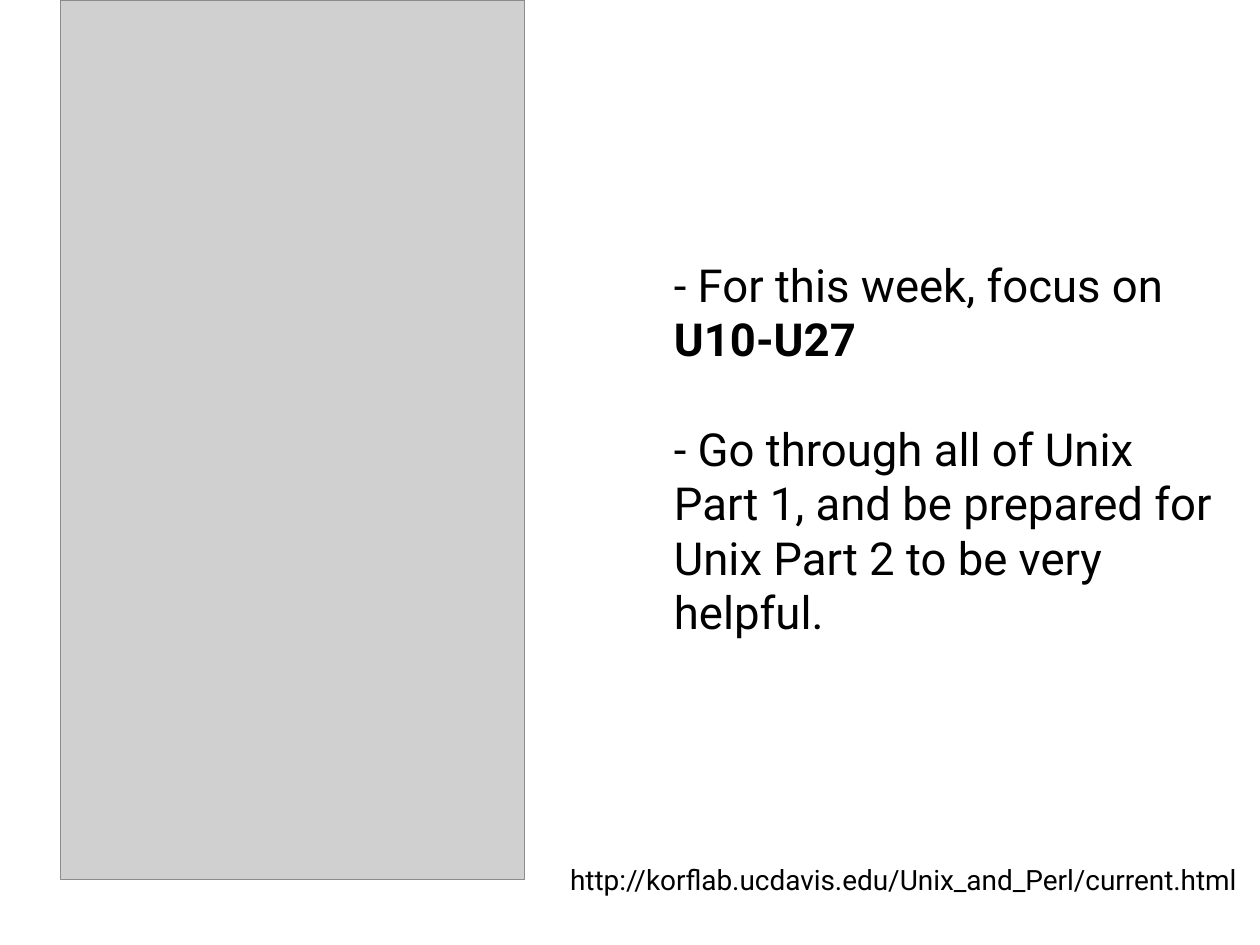
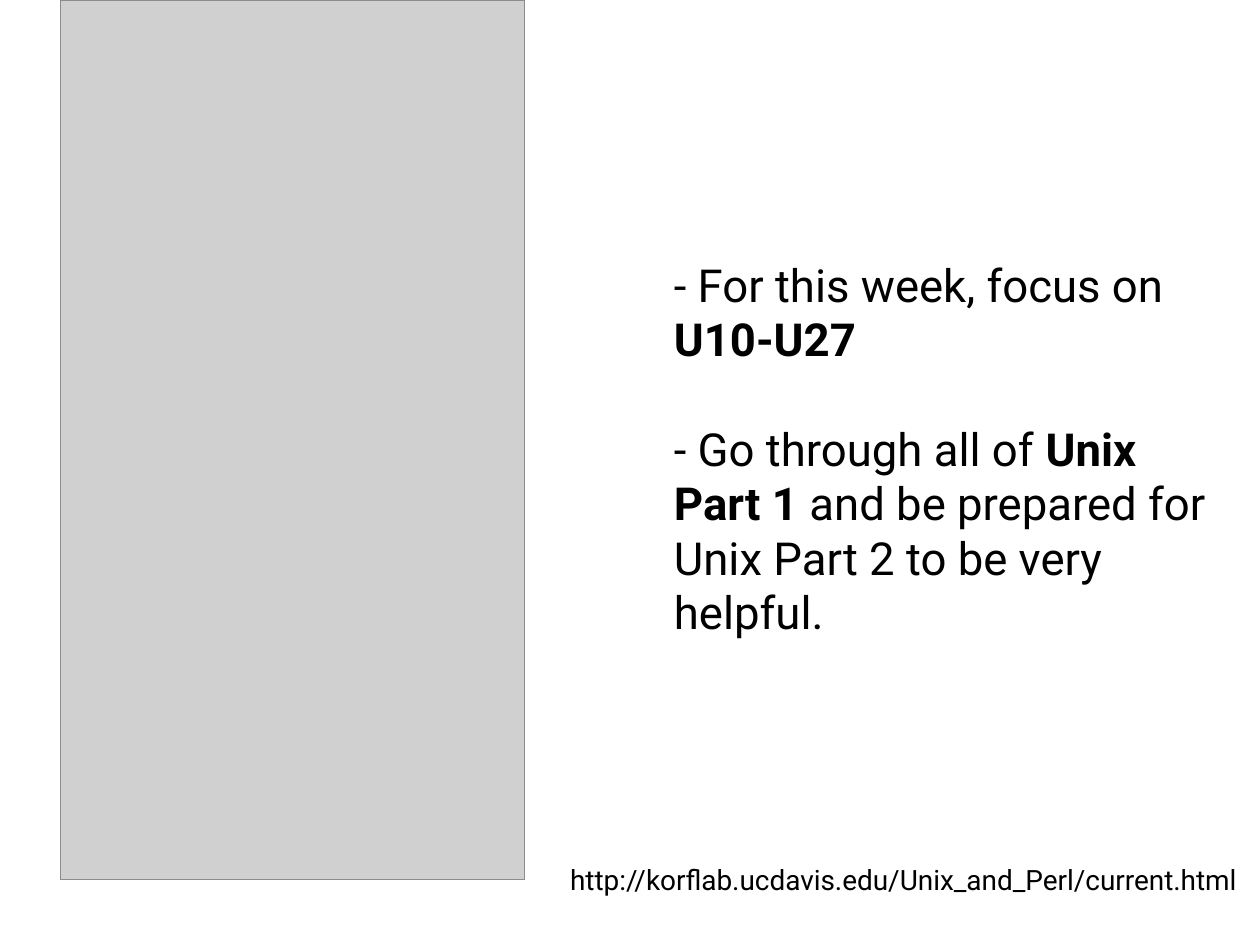
Before and after one commit to tparchman/F22_BIOL792_coursepage, a slide deck: slide 2 of week2_UnixII/week2.pptx. Drawn at 1260x945 pixels with LibreOffice and Linux fonts; fonts in the diff are those of the drawing; grey boxes stand for pictures. Boxes give left, top, right and bottom in pixels: in the first picture for what was removed or moved away, otherwise in the second. Text is boxed around its words. In the diff, an @@ line names an element or a change of style, - is before the commit and + after.

```diff
--- a/week2_UnixII/week2.pptx
+++ b/week2_UnixII/week2.pptx
@@ text at [674, 431, 1205, 639]: text changed @@
-- Go through all of Unix Part 1, and be prepared for Unix Part 2 to be very helpful.
+- Go through all of Unix Part 1 and be prepared for Unix Part 2 to be very helpful.
```
Also in this commit, not shown: 5 other slides changed.
